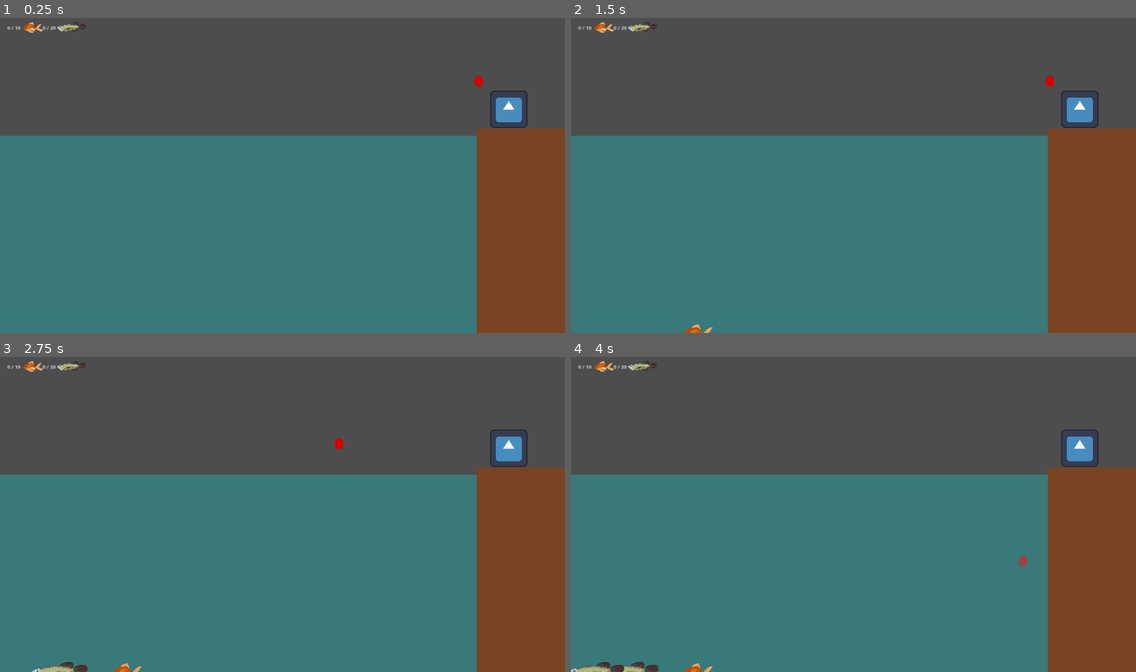
Above: before the commit, frames 1-4 (two rows, left to right).
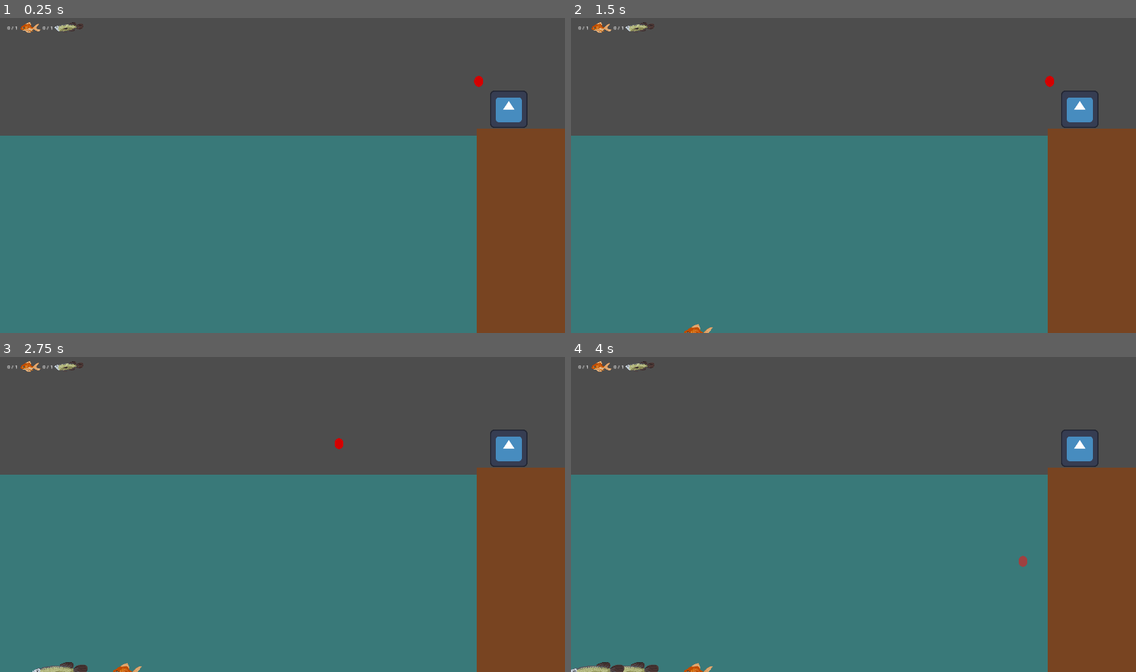
Above: after the commit, the same moments.

Repository: RajwolChapagain/Fishing-Mini-Game
Game: Godot game, scene res://main.tscn
Two runs of this game, one before a commit and one after it. Both use one fixed random seed, a clock stepped at 60 frames per second and the inputs below. The engine's default icon, where the game draws it, is replaced by a stand-in: a white triangle on a blue panel in a dark square.
Inputs (mouse positions are in pixels of both pictures, inside the frame that each line leads up to):
- Up to frame 1 (0.25 s): no input
- Up to frame 2 (1.5 s): tap Enter at 0.5 s; move the mouse to (977, 159) at 0.52 s; press the mouse at (977, 159) at 0.53 s; move the mouse to (740, 191) at 1.27 s; release the mouse at (740, 191) at 1.28 s; click (740, 191) at 1.35 s
- Up to frame 3 (2.75 s): tap Space at 2 s; move the mouse to (339, 445) at 2.02 s; press the mouse at (339, 445) at 2.03 s
- Up to frame 4 (4 s): tap Enter at 2.75 s; move the mouse to (825, 577) at 2.77 s; release the mouse at (825, 577) at 2.78 s; click (825, 577) at 2.85 s; tap Space at 3.5 s; move the mouse to (1023, 561) at 3.52 s; press the mouse at (1023, 561) at 3.53 s

The runs differ from the first frame. In frame 1, 0.2% of the frame differs, in the area x 3-16%, y 1-5%; in frame 2, 0.2%; in frame 3, 0.2%; in frame 4, 0.2%.

Commit message:
Make a parent fish object

Diff:
--- a/level1/fish.tscn
+++ b/fish.tscn
@@ -9,13 +9,13 @@
 [sub_resource type="CircleShape2D" id="CircleShape2D_oh6cj"]
 radius = 246.002
 
-[node name="Fish" type="Area2D" groups=["fish", "small_fish"]]
-script = ExtResource("1_6mocm")
+[node name="Fish" type="Area2D" groups=["fish"]]
+script = ExtResource("1_3hq3h")
 speed = 200
 clicks_to_catch = 5
 
 [node name="Sprite2D" type="Sprite2D" parent="."]
-texture = ExtResource("2_edqwc")
+texture = ExtResource("2_fspdk")
 
 [node name="CollisionShape2D" type="CollisionShape2D" parent="."]
 shape = SubResource("RectangleShape2D_o181e")
--- a/level1/big_fish_l_1.tscn
+++ b/level1/big_fish_l_1.tscn
@@ -1,9 +1,16 @@
-[gd_scene load_steps=3 format=3 uid="uid://dn3ovth2tbqo6"]
+[gd_scene load_steps=4 format=3 uid="uid://dn3ovth2tbqo6"]
 
-[ext_resource type="PackedScene" uid="uid://bvawk2vpl1hjl" path="res://level1/fish.tscn" id="1_0yohh"]
+[ext_resource type="PackedScene" uid="uid://bvawk2vpl1hjl" path="res://fish.tscn" id="1_v0h3c"]
 [ext_resource type="Texture2D" uid="uid://0t0fnqiu6y4o" path="res://level1/arapaima_L1.png" id="2_8qwdi"]
 
-[node name="BigFishL1" instance=ExtResource("1_0yohh")]
+[sub_resource type="RectangleShape2D" id="RectangleShape2D_ex8tk"]
+size = Vector2(367, 105)
+
+[node name="BigFishL1" groups=["big_fish"] instance=ExtResource("1_v0h3c")]
 
 [node name="Sprite2D" parent="." index="0"]
 texture = ExtResource("2_8qwdi")
+
+[node name="CollisionShape2D" parent="." index="1"]
+position = Vector2(-2.5, 1.5)
+shape = SubResource("RectangleShape2D_ex8tk")
--- a/level1/fish.svg
+++ /dev/null
@@ -1,40 +0,0 @@
-<?xml version="1.0" encoding="UTF-8" standalone="no"?>
-<!-- Created with Inkscape (http://www.inkscape.org/) -->
-
-<svg
-   width="115.25842"
-   height="36.062439"
-   viewBox="0 0 30.495457 9.5415203"
-   version="1.1"
-   id="svg1"
-   inkscape:version="1.3.1 (91b66b0783, 2023-11-16)"
-   xmlns:inkscape="http://www.inkscape.org/namespaces/inkscape"
-   xmlns:sodipodi="http://sodipodi.sourceforge.net/DTD/sodipodi-0.dtd"
-   xmlns="http://www.w3.org/2000/svg"
-   xmlns:svg="http://www.w3.org/2000/svg">
-  <sodipodi:namedview
-     id="namedview1"
-     pagecolor="#ffffff"
-     bordercolor="#000000"
-     borderopacity="0.25"
-     inkscape:showpageshadow="2"
-     inkscape:pageopacity="0.0"
-     inkscape:pagecheckerboard="true"
-     inkscape:deskcolor="#d1d1d1"
-     inkscape:document-units="px" />
-  <defs
-     id="defs1" />
-  <g
-     inkscape:label="Layer 1"
-     inkscape:groupmode="layer"
-     id="layer1"
-     transform="translate(-170.25069,-117.67877)">
-    <rect
-       style="fill:#ffffff;stroke-width:0.264583"
-       id="rect1"
-       width="30.495453"
-       height="9.541522"
-       x="170.25069"
-       y="117.67877" />
-  </g>
-</svg>
--- a/level1/level_1.tscn
+++ b/level1/level_1.tscn
@@ -3,23 +3,23 @@
 [ext_resource type="PackedScene" uid="uid://bdoobp6pin4av" path="res://fisherman.tscn" id="1_ocq0r"]
 [ext_resource type="Script" path="res://level1/level_1.gd" id="1_olukm"]
 [ext_resource type="PackedScene" uid="uid://cbcq0n8bkwkaw" path="res://spawner.tscn" id="2_wguwc"]
-[ext_resource type="PackedScene" uid="uid://bvawk2vpl1hjl" path="res://level1/fish.tscn" id="3_6kv6m"]
 [ext_resource type="Texture2D" uid="uid://c83khtkssquwj" path="res://level1/shore.svg" id="3_hdq74"]
 [ext_resource type="PackedScene" uid="uid://5b6n7j5d3m51" path="res://level1/medium_fish_l_1.tscn" id="3_oefr3"]
+[ext_resource type="PackedScene" uid="uid://cf0muf2fwg40d" path="res://level1/small_fish_l_1.tscn" id="4_a7y8v"]
 [ext_resource type="Texture2D" uid="uid://bwl1p2mgpb74" path="res://level1/water.svg" id="4_fjsdl"]
 [ext_resource type="PackedScene" uid="uid://dn3ovth2tbqo6" path="res://level1/big_fish_l_1.tscn" id="6_i8krd"]
 [ext_resource type="PackedScene" uid="uid://blho12h52avuq" path="res://ui/hud.tscn" id="9_wjqnb"]
 
 [node name="Level1" type="Node2D"]
 script = ExtResource("1_olukm")
-small_fish_to_catch = 10
-medium_fish_to_catch = 20
+small_fish_to_catch = 1
+medium_fish_to_catch = 1
 
 [node name="Fisherman" parent="." instance=ExtResource("1_ocq0r")]
 position = Vector2(1729, 318)
 
 [node name="Spawner" parent="." instance=ExtResource("2_wguwc")]
-fishes = Array[PackedScene]([ExtResource("3_6kv6m"), ExtResource("3_oefr3")])
+fishes = Array[PackedScene]([ExtResource("4_a7y8v"), ExtResource("3_oefr3")])
 big_fish_scene = ExtResource("6_i8krd")
 
 [node name="Shore" type="Sprite2D" parent="."]
--- a/level1/medium_fish_l_1.tscn
+++ b/level1/medium_fish_l_1.tscn
@@ -1,10 +1,16 @@
-[gd_scene load_steps=3 format=3 uid="uid://5b6n7j5d3m51"]
+[gd_scene load_steps=4 format=3 uid="uid://5b6n7j5d3m51"]
 
-[ext_resource type="PackedScene" uid="uid://bvawk2vpl1hjl" path="res://level1/fish.tscn" id="1_xku44"]
+[ext_resource type="PackedScene" uid="uid://bvawk2vpl1hjl" path="res://fish.tscn" id="1_sk5c2"]
 [ext_resource type="Texture2D" uid="uid://b2ic1uxpe3v7s" path="res://level1/arowana_L1.png" id="2_3ena5"]
 
-[node name="MediumFishL1" groups=["medium_fish"] instance=ExtResource("1_xku44")]
+[sub_resource type="RectangleShape2D" id="RectangleShape2D_pyh7m"]
+size = Vector2(192, 70)
+
+[node name="MediumFishL1" groups=["medium_fish"] instance=ExtResource("1_sk5c2")]
 clicks_to_catch = 10
 
 [node name="Sprite2D" parent="." index="0"]
 texture = ExtResource("2_3ena5")
+
+[node name="CollisionShape2D" parent="." index="1"]
+shape = SubResource("RectangleShape2D_pyh7m")
--- /dev/null
+++ b/level1/small_fish_l_1.tscn
@@ -0,0 +1,5 @@
+[gd_scene load_steps=2 format=3 uid="uid://cf0muf2fwg40d"]
+
+[ext_resource type="PackedScene" uid="uid://bvawk2vpl1hjl" path="res://fish.tscn" id="1_w47j0"]
+
+[node name="Fish" groups=["small_fish"] instance=ExtResource("1_w47j0")]
Not shown: 1 places in fish.tscn that only renumber resources
Not shown, removed: level1/fish.svg.import
